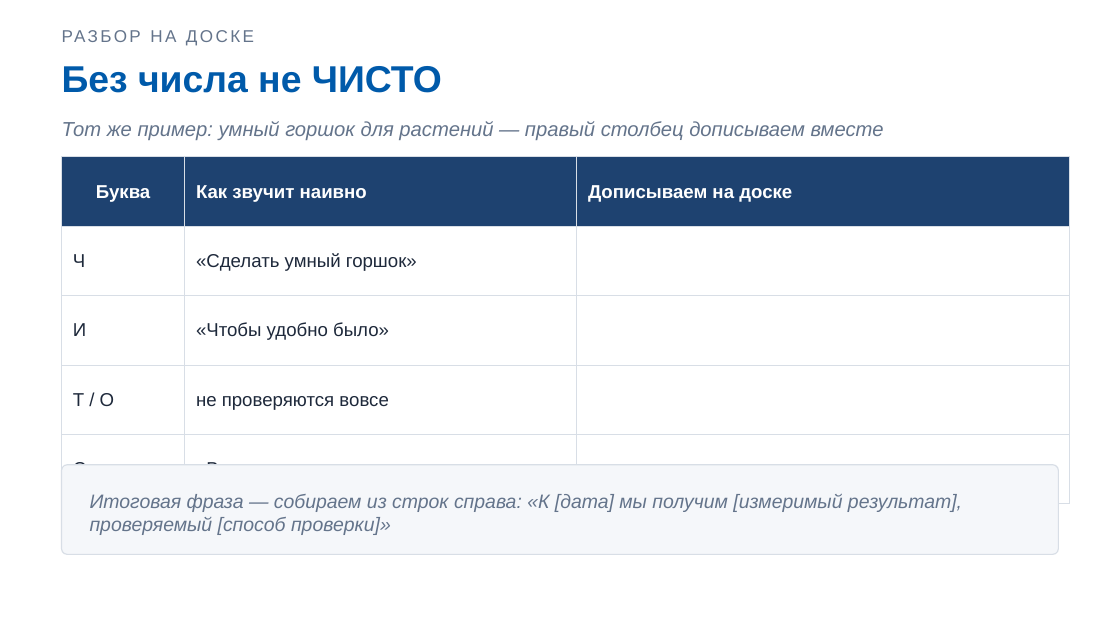
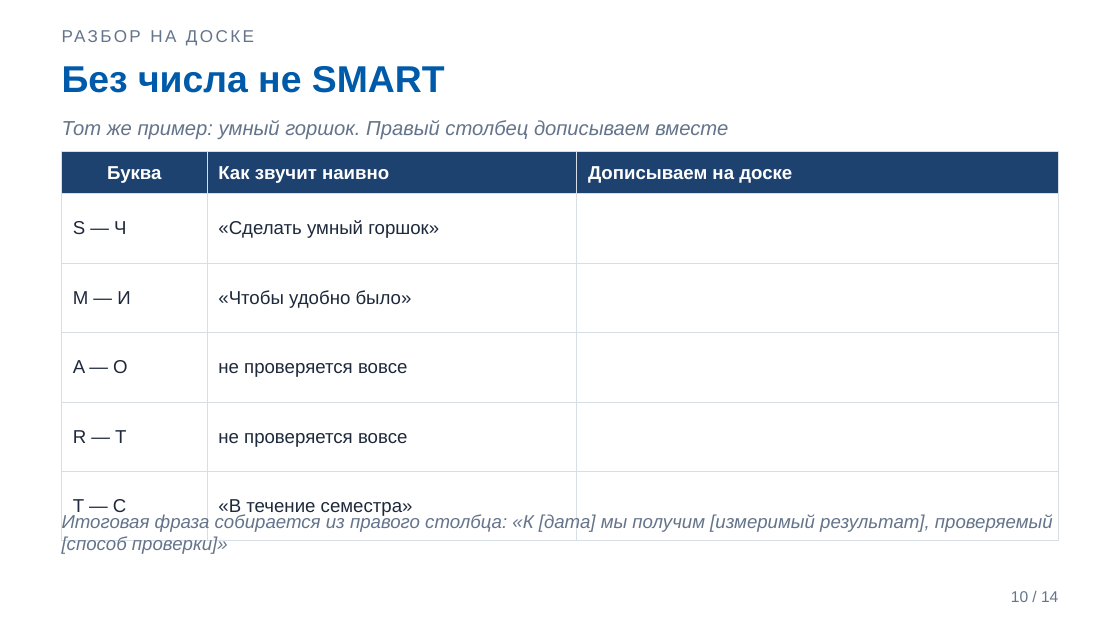
Before and after one commit to DimaMuhannad/OPD, a slide deck: slide 10 of zanyatiya/Zanyatie_02_Praktika1_Slaydy.pptx (slide 9 before the commit). Drawn at 1120x630 pixels with LibreOffice and Linux fonts; fonts in the diff are those of the drawing. Boxes give left, top, right and bottom in pixels: in the first picture for what was removed or moved away, otherwise in the second. Text is boxed around its words. In the diff, an @@ line names an element or a change of style, - is before the commit and + after.

```diff
--- a/zanyatiya/Zanyatie_02_Praktika1_Slaydy.pptx
+++ b/zanyatiya/Zanyatie_02_Praktika1_Slaydy.pptx
@@ text at [62, 66, 445, 93]: text changed @@
-Без числа не ЧИСТО
+Без числа не SMART
@@ text at [62, 120, 728, 139]: text changed @@
-Тот же пример: умный горшок для растений — правый столбец дописываем вместе
+Тот же пример: умный горшок. Правый столбец дописываем вместе
@@ table at [62, 151, 1058, 521] @@
-row 2: Ч | «Сделать умный горшок» | 
-row 3: И | «Чтобы удобно было» | 
-row 4: Т / О | не проверяются вовсе | 
-row 5: С | «В течение семестра» | 
+row 2: S — Ч | «Сделать умный горшок» | 
+row 3: M — И | «Чтобы удобно было» | 
+row 4: A — О | не проверяется вовсе | 
+row 5: R — Т | не проверяется вовсе | 
+row 6: T — С | «В течение семестра» | 
@@ table: place and size @@
-table at [62, 157, 1070, 468]
+table at [62, 151, 1058, 521]
@@ rounded rectangle removed at [62, 465, 1058, 554] @@
@@ text at [62, 513, 1053, 554]: text changed; size 12.5 to 12 pt @@
-Итоговая фраза — собираем из строк справа: «К [дата] мы получим [измеримый результат], проверяемый [способ проверки]»
+Итоговая фраза собирается из правого столбца: «К [дата] мы получим [измеримый результат], проверяемый [способ проверки]»
@@ text added at [1011, 591, 1058, 602], 10 pt, text #64748B @@
+10 / 14
```
Also in this commit, not shown: 8 other slides changed, 4 slides added, 2 slides removed, 5 other files.
